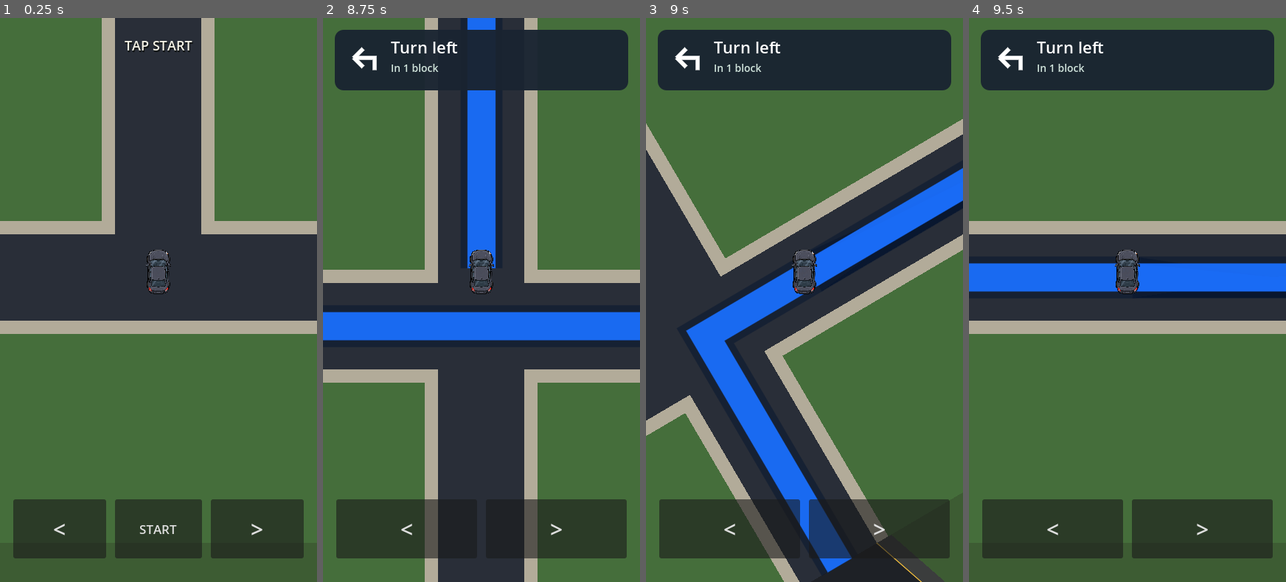
Above: before the commit, frames 1-4 (left to right).
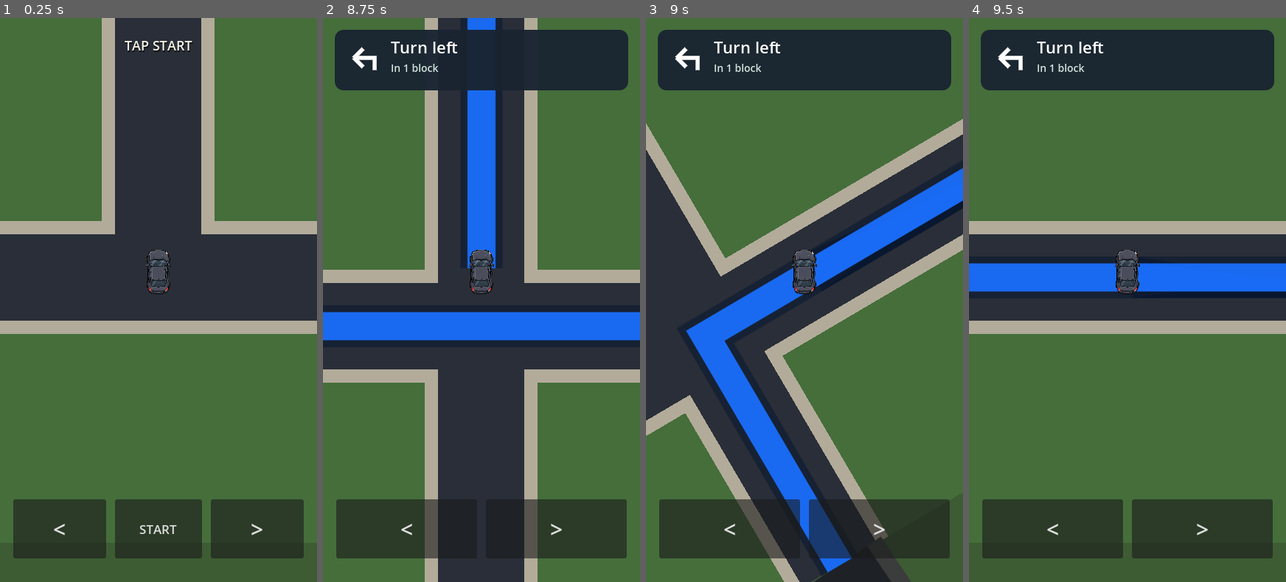
Above: after the commit, the same moments.

Repository: patrickcallahancomedy/comedian
Game: Godot game, scene res://scenes/drive/drive_module.tscn
The game is run twice, just before and just after one commit, with the same random seed, the same clock (stepped at 60 frames per second) and the same inputs.
Inputs (mouse positions are in pixels of both pictures, inside the frame that each line leads up to):
- Up to frame 1 (0.25 s): no input
- Up to frame 2 (8.75 s): click "START" at 0.5 s; tap Enter (ui_accept) at 1.25, 1.52, 4.52, 7.52 s; move the mouse to (551, 271) at 1.27 s; hold Right 1.28-2 s; tap Space every 1.5 s from 1.35 to 7.35 s; click (551, 271) at 1.42 s; drag from (418, 328) to (465, 412) at 2.02 s; move the mouse to (513, 175) at 2.77 s; hold Right 2.78-3.5 s; drag from (465, 412) to (386, 215) at 3.52 s; move the mouse to (576, 384) at 4.27 s; hold Left 4.28-5 s; drag from (386, 215) to (433, 159) at 5.02 s; move the mouse to (497, 300) at 5.77 s; hold Left 5.78-6.5 s; click (497, 300) at 5.92 s; drag from (433, 159) to (418, 328) at 6.52 s; move the mouse to (551, 271) at 7.27 s; hold W 7.28-8 s; drag from (418, 328) to (465, 412) at 8.02 s
- Up to frame 3 (9 s): move the mouse to (836, 175) at 8.77 s; hold Left from 8.78 s (still down); tap Space at 8.85 s
- Up to frame 4 (9.5 s): keep holding Left

Frames 1-2 are identical in both runs. In frame 3, 0.7% of the frame differs, in the area x 52-95%, y 92-100%; in frame 4, nothing differs.

Commit message:
Drive and draw continuous neighborhood on-ramp

Diff:
--- a/godot/scripts/drive/drive_grid_controller.gd
+++ b/godot/scripts/drive/drive_grid_controller.gd
@@ -10,6 +10,7 @@
 signal trip_finished(result: Dictionary)
 
 const MAP = preload("res://scripts/drive/drive_grid_map.gd")
+const ROAD_NETWORK = preload("res://scripts/drive/drive_road_network.gd")
 const PARKED_CAR_TEXTURE: Texture2D = preload("res://assets/car/player_car_top.png")
 
 const STEP_SECONDS := 1.0
@@ -123,6 +124,7 @@
 var highway_lane := MAP.HIGHWAY_ENTRY_LANE
 var queued_highway_lane := MAP.HIGHWAY_ENTRY_LANE
 var highway_lap := 0
+var connector_one_path_index := 0
 
 var move_from := Vector2.ZERO
 var move_to := Vector2.ZERO
@@ -208,6 +210,7 @@
 	highway_lane = MAP.HIGHWAY_ENTRY_LANE
 	queued_highway_lane = highway_lane
 	highway_lap = 0
+	connector_one_path_index = 0
 	visual_world_position = MAP.neighborhood_cell_center(neighborhood_cell)
 	visual_cell_scale = MAP.car_scale_for_cell(MAP.NEIGHBORHOOD_CELL)
 	move_from = visual_world_position
@@ -369,7 +372,7 @@
 		"neighborhood":
 			_begin_neighborhood_step()
 		"connector_one":
-			_begin_highway_step()
+			_begin_connector_one_step()
 		"highway":
 			_begin_highway_step()
 		"connector_two":
@@ -400,10 +403,9 @@
 	):
 		road_kind = "connector_one"
 		_stabilize_for_connector()
-		move_to = MAP.highway_entry_point()
-		scale_to = MAP.car_scale_for_cell(MAP.HIGHWAY_CELL)
-		motion_direction = (move_to - move_from).normalized()
-		status_label.text = "CONNECTOR"
+		connector_one_path_index = 0
+		var onramp_path := ROAD_NETWORK.onramp_centerline()
+		_set_connector_one_target(onramp_path[connector_one_path_index], onramp_path.size())
 		return
 
 	move_to = move_from
@@ -412,14 +414,49 @@
 	status_label.text = "WALL - TURN"
 
 
+func _begin_connector_one_step() -> void:
+	var onramp_path := ROAD_NETWORK.onramp_centerline()
+
+	if connector_one_path_index < onramp_path.size() - 1:
+		connector_one_path_index += 1
+		_set_connector_one_target(
+			onramp_path[connector_one_path_index],
+			onramp_path.size()
+		)
+		return
+
+	road_kind = "highway"
+	highway_column = 0
+	highway_lane = MAP.HIGHWAY_ENTRY_LANE
+	queued_highway_lane = highway_lane
+	highway_lap = 0
+	move_to = MAP.highway_entry_point()
+	scale_to = MAP.car_scale_for_cell(MAP.HIGHWAY_CELL)
+	motion_direction = (move_to - move_from).normalized()
+	map_rotation_from = map_rotation
+	map_rotation_to = -PI / 2.0 - motion_direction.angle()
+	turn_elapsed = 0.0
+	status_label.text = "HIGHWAY  •  EXIT LANE 4"
+
+
+func _set_connector_one_target(target: Vector2, path_size: int) -> void:
+	move_to = target
+	var denominator := maxi(1, path_size - 1)
+	var scale_progress := float(connector_one_path_index) / float(denominator)
+	scale_to = lerpf(
+		MAP.car_scale_for_cell(MAP.NEIGHBORHOOD_CELL),
+		MAP.car_scale_for_cell(MAP.HIGHWAY_CELL),
+		scale_progress
+	)
+	motion_direction = (move_to - move_from).normalized()
+	if motion_direction.length_squared() > 0.001:
+		map_rotation_from = map_rotation
+		map_rotation_to = -PI / 2.0 - motion_direction.angle()
+		turn_elapsed = 0.0
+	status_label.text = "CONNECTOR"
+
+
 func _begin_highway_step() -> void:
-	if road_kind == "connector_one":
-		road_kind = "highway"
-		highway_column = 0
-		highway_lane = MAP.HIGHWAY_ENTRY_LANE
-		queued_highway_lane = highway_lane
-		highway_lap = 0
-
 	if highway_column >= MAP.HIGHWAY_COLUMNS - 1:
 		if highway_lane == MAP.HIGHWAY_EXIT_LANE:
 			road_kind = "connector_two"
@@ -766,11 +803,12 @@
 	# Fill the space around the ramps before drawing the neighborhood/highway
 	# on top, so there is never a black void between map modules.
 	_draw_connector_surroundings()
+	_draw_highway_underlay()
 	_draw_neighborhood()
 
 	_draw_highway_surroundings()
+	_draw_highway()
 	_draw_connector_one()
-	_draw_highway()
 	_draw_city_connector()
 
 	_draw_city()
@@ -1139,14 +1177,60 @@
 
 
 func _draw_connector_one() -> void:
-	# On-ramp: narrow where it leaves the neighborhood, then opens into the
-	# highway merge area.
-	var shoulder := _connector_one_points(2.5)
-	var asphalt := _connector_one_points(0.0)
-	_draw_world_polygon(shoulder, RAMP_SHOULDER_COLOR)
-	_draw_world_polygon(asphalt, RAMP_ASPHALT_COLOR)
-	_draw_ramp_edges(asphalt, true)
-	_draw_ramp_texture(asphalt, 0)
+	var centerline := ROAD_NETWORK.onramp_centerline()
+	_draw_world_polyline(
+		centerline,
+		RAMP_SHOULDER_COLOR,
+		MAP.HIGHWAY_LANE_WIDTH + 5.0
+	)
+	_draw_world_polyline(
+		centerline,
+		RAMP_ASPHALT_COLOR,
+		MAP.HIGHWAY_LANE_WIDTH
+	)
+
+
+func _draw_highway_underlay() -> void:
+	var rect := ROAD_NETWORK.highway_visual_underlay_rect()
+
+	for lane in range(MAP.HIGHWAY_LANES):
+		var lane_rect := Rect2(
+			Vector2(
+				rect.position.x,
+				rect.position.y + lane * MAP.HIGHWAY_LANE_WIDTH
+			),
+			Vector2(rect.size.x, MAP.HIGHWAY_LANE_WIDTH)
+		)
+		var lane_color := HIGHWAY_ASPHALT_COLOR
+		if lane % 2 == 1:
+			lane_color = HIGHWAY_ASPHALT_ALT
+		_draw_world_rect(lane_rect, lane_color)
+
+	for lane in range(1, MAP.HIGHWAY_LANES):
+		var divider_y := rect.position.y + lane * MAP.HIGHWAY_LANE_WIDTH
+		var dash_x := rect.position.x + 4.0
+		while dash_x < rect.end.x:
+			var dash_end := minf(dash_x + 8.0, rect.end.x)
+			_draw_world_line(
+				Vector2(dash_x, divider_y),
+				Vector2(dash_end, divider_y),
+				HIGHWAY_MARKING_COLOR,
+				0.9
+			)
+			dash_x += 16.0
+
+	_draw_world_line(
+		Vector2(rect.position.x, rect.position.y + 1.2),
+		Vector2(rect.end.x, rect.position.y + 1.2),
+		HIGHWAY_EDGE_COLOR,
+		1.0
+	)
+	_draw_world_line(
+		Vector2(rect.position.x, rect.end.y - 1.2),
+		Vector2(rect.end.x, rect.end.y - 1.2),
+		HIGHWAY_EDGE_COLOR,
+		1.0
+	)
 
 
 func _draw_city_connector() -> void:
@@ -1710,6 +1794,26 @@
 		draw_line(points[index], points[(index + 1) % 4], color, width, true)
 
 
+func _draw_world_polyline(
+	world_points: PackedVector2Array,
+	color: Color,
+	world_width: float
+) -> void:
+	if world_points.size() < 2:
+		return
+
+	var screen_points := PackedVector2Array()
+	for point in world_points:
+		screen_points.append(_world_to_screen(point))
+
+	draw_polyline(
+		screen_points,
+		color,
+		world_width * _current_world_zoom(),
+		true
+	)
+
+
 func _draw_world_line(a: Vector2, b: Vector2, color: Color, width: float) -> void:
 	draw_line(
 		_world_to_screen(a),
